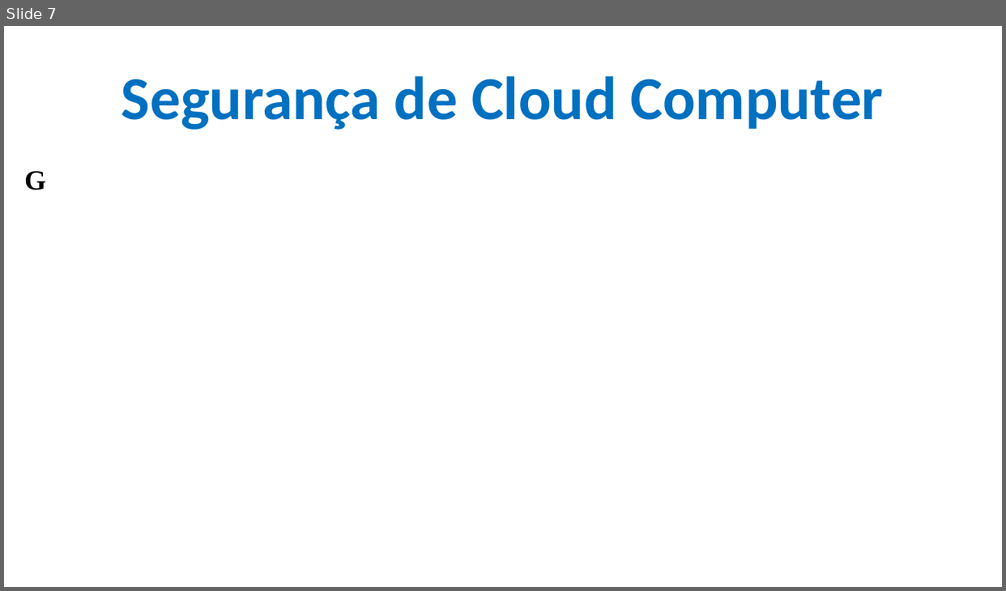
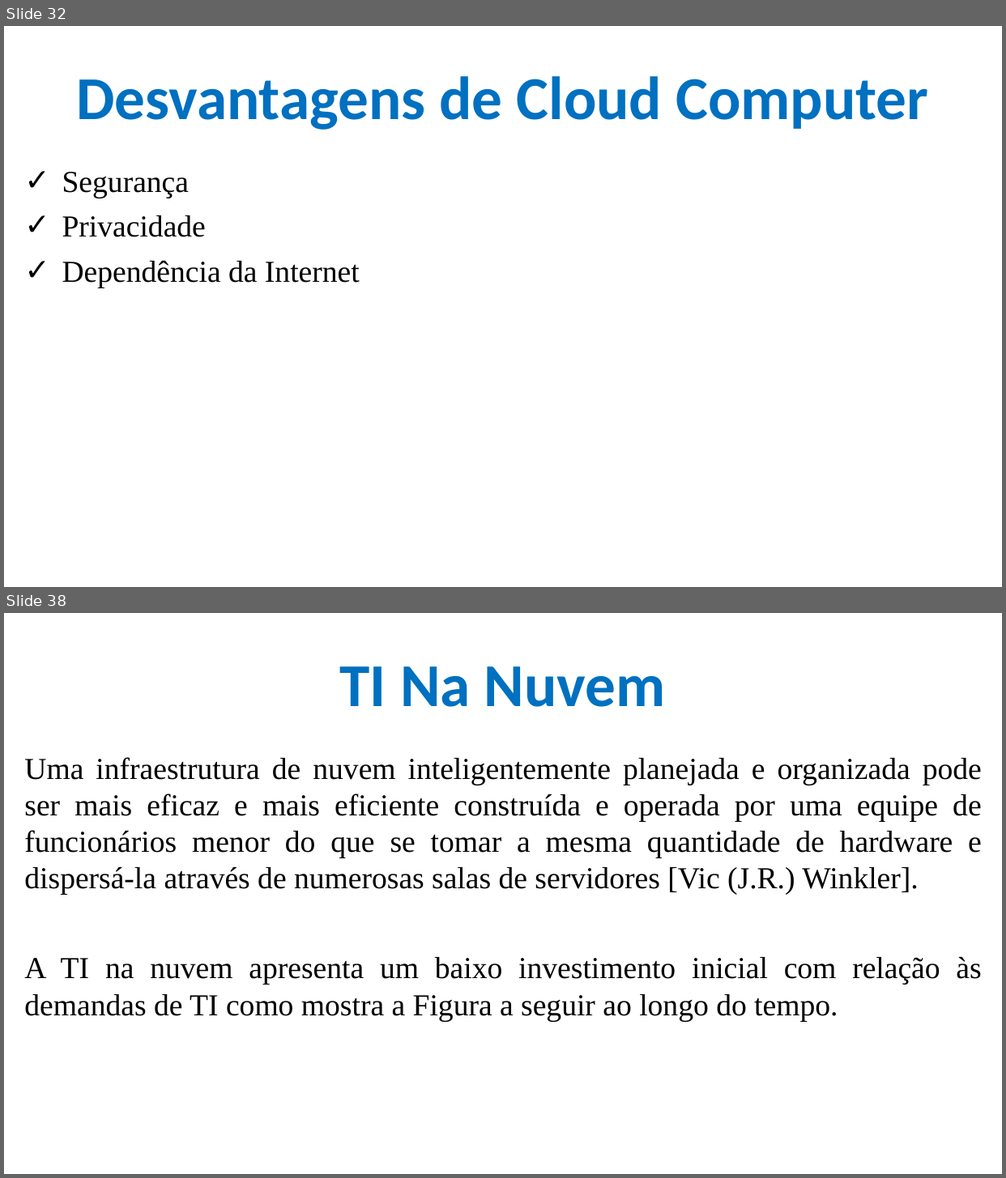
Before and after one commit to CloudEducationBrazil/WydenComputacaoNuvemWebServicesLinux, a slide deck: 01 Classes/Aula 01 - Computação em Nuvem e Web Services em Linux.pptx. Shown one above the other, each under a label of ours: slide 7 before the commit, slides 32 and 38 after it; the slides between them are not shown. The pictures are 1006x591 and 1006x1178 pixels, drawn with LibreOffice and Linux fonts; fonts in the diff are those of the drawing; background and template pictures are left out. Boxes give left, top, right and bottom in pixels: in the first picture for what was removed or moved away, otherwise in the second. Text is boxed around its words. In the diff, an @@ line names an element or a change of style, - is before the commit and + after.

Commit message:
Aula 01 Cloud Computer

```diff
--- a/01 Classes/Aula 01 - Computação em Nuvem e Web Services em Linux.pptx
+++ b/01 Classes/Aula 01 - Computação em Nuvem e Web Services em Linux.pptx
@@ slide 38 added at [4, 613, 1002, 1174], background picture (left out) @@
@@ title added at [340, 666, 666, 707], 44 pt, text #0070C0, bold @@
+TI Na Nuvem
@@ text added at [24, 757, 982, 1021], 22 pt, text #000000 @@
+Uma infraestrutura de nuvem inteligentemente planejada e organizada pode ser mais eficaz e mais eficiente construída e operada por uma equipe de funcionários menor do que se tomar a mesma quantidade de hardware e dispersá-la através de numerosas salas de servidores [Vic (J.R.) Winkler].
+A TI na nuvem apresenta um baixo investimento inicial com relação às demandas de TI como mostra a Figura a seguir ao longo do tempo.
@@ what was slide 7 is now slide 32 @@
@@ slide 32 changed as well @@
@@ title at [76, 76, 928, 130]: text changed @@
-Segurança de Cloud Computer
+Desvantagens de Cloud Computer
@@ text at [62, 172, 360, 288]: text changed; size 20 to 22 pt; bold off @@
-G
+✓ Segurança
+✓ Privacidade
+✓ Dependência da Internet
```
Also in this commit, not shown: 8 other slides changed, 61 other slides added, 1 other file.
